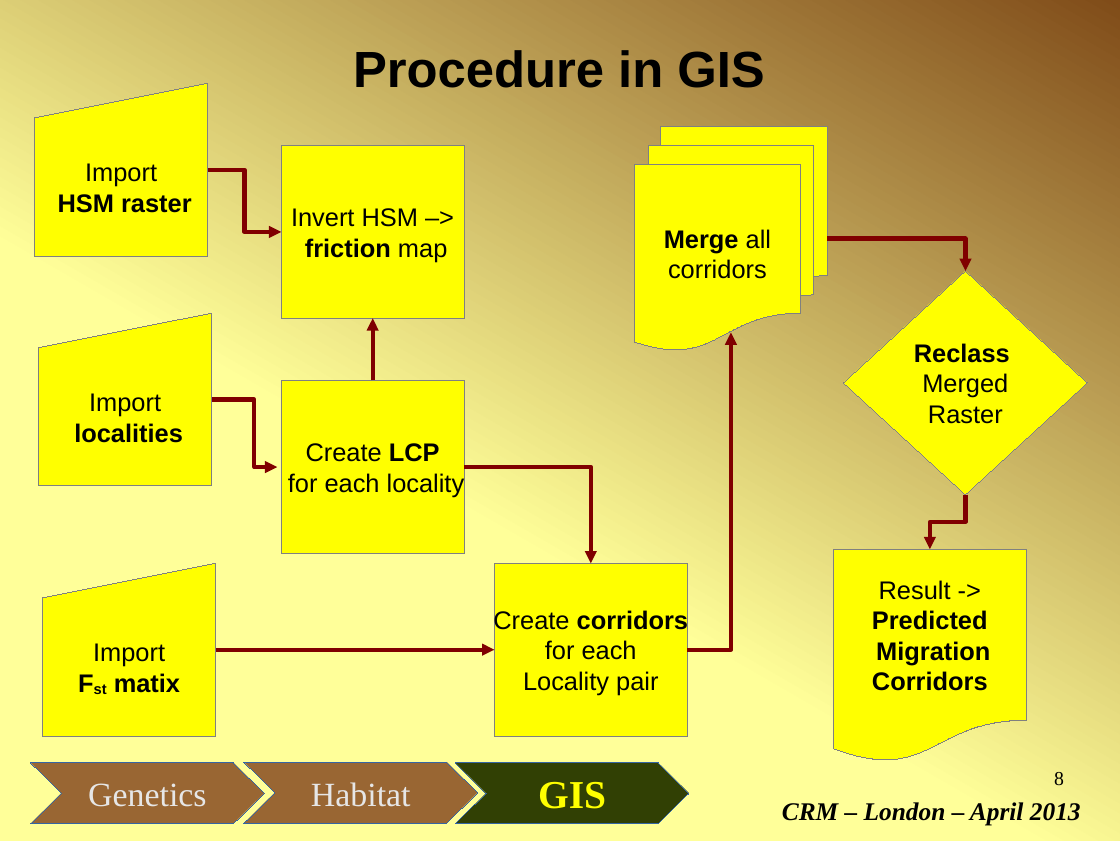
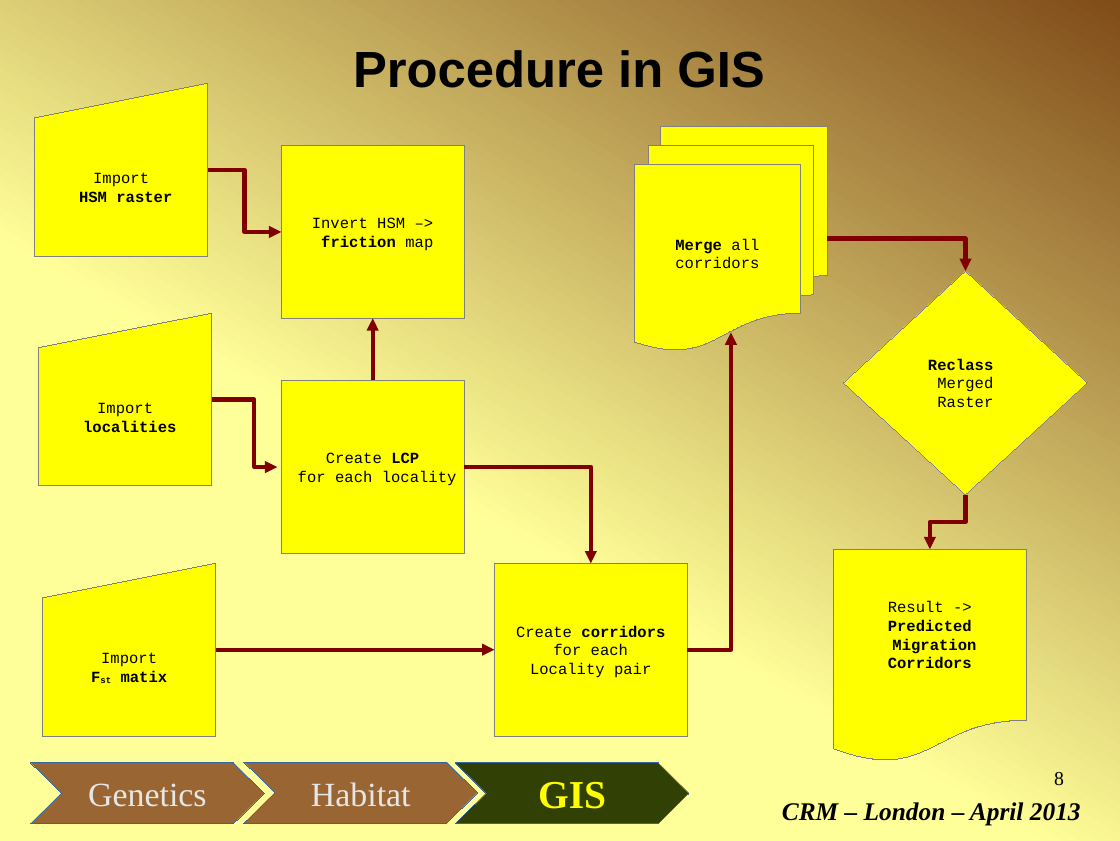
Before and after one commit to micha-silver/popgen-gis, a slide deck: slide 8 of popgen-GIS_Fresia_Silver.odp. Drawn at 1120x841 pixels with LibreOffice and Linux fonts; fonts in the diff are those of the drawing. Boxes give left, top, right and bottom in pixels: in the first picture for what was removed or moved away, otherwise in the second. Text is boxed around its words. In the diff, an @@ line names an element or a change of style, - is before the commit and + after.

```diff
--- a/popgen-GIS_Fresia_Silver.odp
+++ b/popgen-GIS_Fresia_Silver.odp
@@ size 18 to 11 pt, font Arial to Courier New in 9 elements at [39,313,211,486], [282,145,464,318], [282,380,464,553], [35,83,207,256], [43,563,215,736], [494,563,687,736], [634,127,827,351], [844,270,1087,494], [833,549,1026,762] @@
```
Also in this commit, not shown: 5 other slides changed, 1 slide added.
